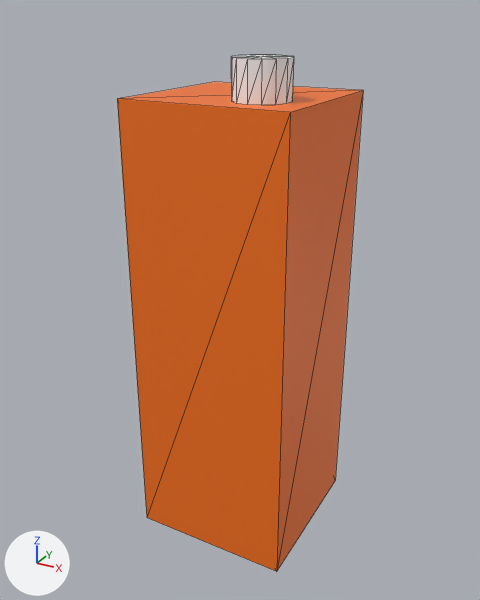
Before and after pictures for a commit that changed the glTF model public/models/products/beverages/juice-carton.glb.
Both versions are drawn from a 50 mm camera at (0.136, -0.253, 0.243) aimed at (-0.002, -0.001, 0.117). Lighting does not change. The marker at lower left points along +X, +Y and +Z. The first picture is the older version. Mesh edges are drawn as thin lines. Where no turn or scale is listed for an object, it has been applied to the vertices. Vertices at exactly the same position are counted once.

The first picture shows 'Carton_Box', 'Spout_Cap'.
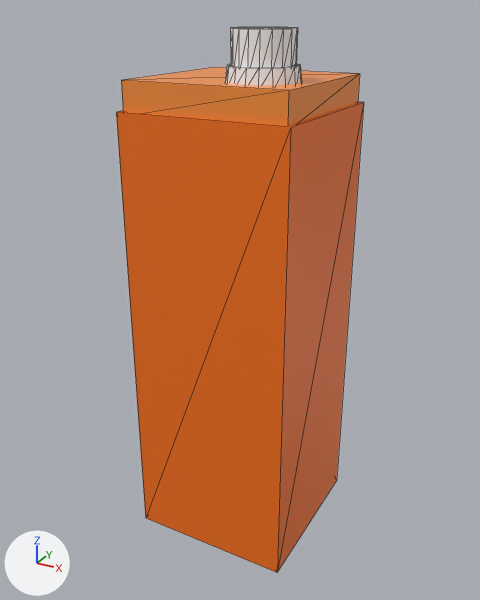
Changed parts and their boxes [x1, y1, x2, y2] in the pictures (480 x 600 px):
'Carton_Box', rescaled
    before: [117, 82, 363, 571]
    after: [116, 102, 364, 572]
'Carton_Top_Bevel', added (orange)
    after: [121, 67, 360, 126]
'Spout_Cap', recoloured, surface changed, reshaped, moved
    before: [231, 55, 294, 105]
    after: [230, 27, 298, 68]
'Spout_Collar', added
    after: [225, 64, 302, 86]

The change in detail:
Material 'WhiteCap' (mat_whitecap) changes colour from white #ffffff to white #f8fafc; in linear values from (1.0, 1.0, 1.0) to (0.939, 0.956, 0.973).
In material 'WhiteCap' (mat_whitecap), roughness goes from 0.4 to 0.35.
Material 'WhiteCap.001' (mat_whitecap_001) is new.
Its base color is (1.0, 1.0, 1.0) (white #ffffff).
Its metallic is 0.05.
Its roughness is 0.35.
Material 'JuiceTop' (mat_juicetop) is new.
Its base color is (0.965, 0.287, 0.0452) (orange #fb923c).
Its metallic is 0.05.
Its roughness is 0.4.
me_carton_box_mesh is used by ob_carton_box; location (0.0, 0.0, 0.105).
me_carton_box_mesh had 8 vertices, 12 faces and spanned x -0.038..0.038, y -0.038..0.038, z -0.105..0.105.
me_carton_box_mesh now has 8 vertices, 12 faces and spans x -0.038..0.038, y -0.038..0.038, z -0.102..0.102.
me_carton_box_mesh part 1: the whole mesh is scaled about its middle by (1.01, 1.01, 0.976).
me_spout_cap_mesh is used by ob_spout_cap; location (0.015, -0.015, 0.218).
me_spout_cap_mesh had 32 vertices, 56 faces and spanned x -0.0117..0.0117, y -0.012..0.012, z -0.008..0.008.
me_spout_cap_mesh no longer uses material mat_whitecap (white #ffffff).
me_spout_cap_mesh now has 40 vertices, 72 faces and spans x -0.0123..0.0123, y -0.0125..0.0125, z -0.008..0.008.
Part 2, on me_spout_cap_mesh:
30 vertices are removed from x -0.0117..0.0117, y -0.012..0.012, z -0.008..0.008.
56 faces are deleted.
21 vertices are added at x -0.0123..0.0123, y -0.0125..0.0125, z -0.008..0.008.
17 new vertices lie (0.0, 0.0, 0.016) away from vertices in x -0.0123..0.0123, y -0.0117..0.0125, z -0.008.
72 new faces join them.
me_spout_cap_mesh gains material mat_whitecap_001 (white #ffffff).
Mesh me_spout_collar_mesh is new.
It has 40 vertices, 72 faces and spans x -0.0148..0.0148, y -0.015..0.015, z -0.004..0.004.
It uses material mat_whitecap (white #f8fafc).
Mesh me_carton_top_bevel_mesh is new.
It is a box spanning x -0.036..0.036, y -0.036..0.036, z -0.007..0.007.
It uses material mat_juicetop (orange #fb923c).
Object 'Carton_Box' (ob_carton_box) moves from (0.0, 0.0, 0.105) to (0.0, 0.0, 0.1025).
Object 'Spout_Cap' (ob_spout_cap) moves from (0.015, -0.015, 0.218) to (0.015, -0.014, 0.228).
Object 'Spout_Collar' (ob_spout_collar) is new; it shows me_spout_collar_mesh.
Its location is (0.015, -0.014, 0.219).
Object 'Carton_Top_Bevel' (ob_carton_top_bevel) is new; it shows me_carton_top_bevel_mesh.
Its location is (0.0, 0.0, 0.21).
